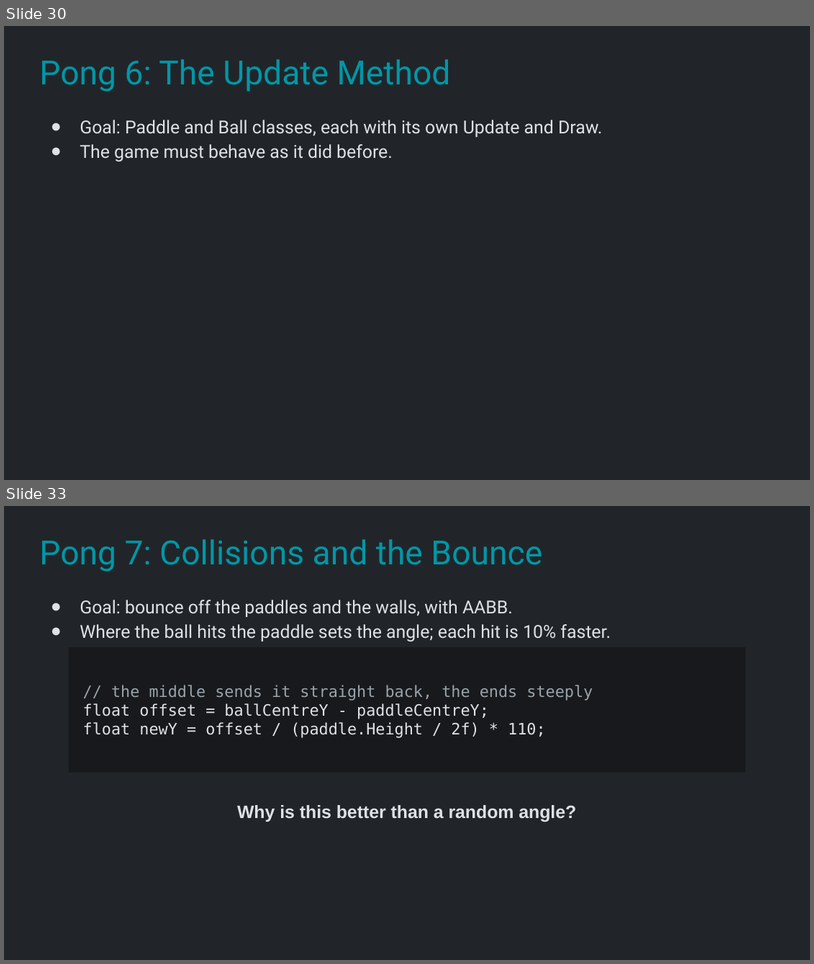
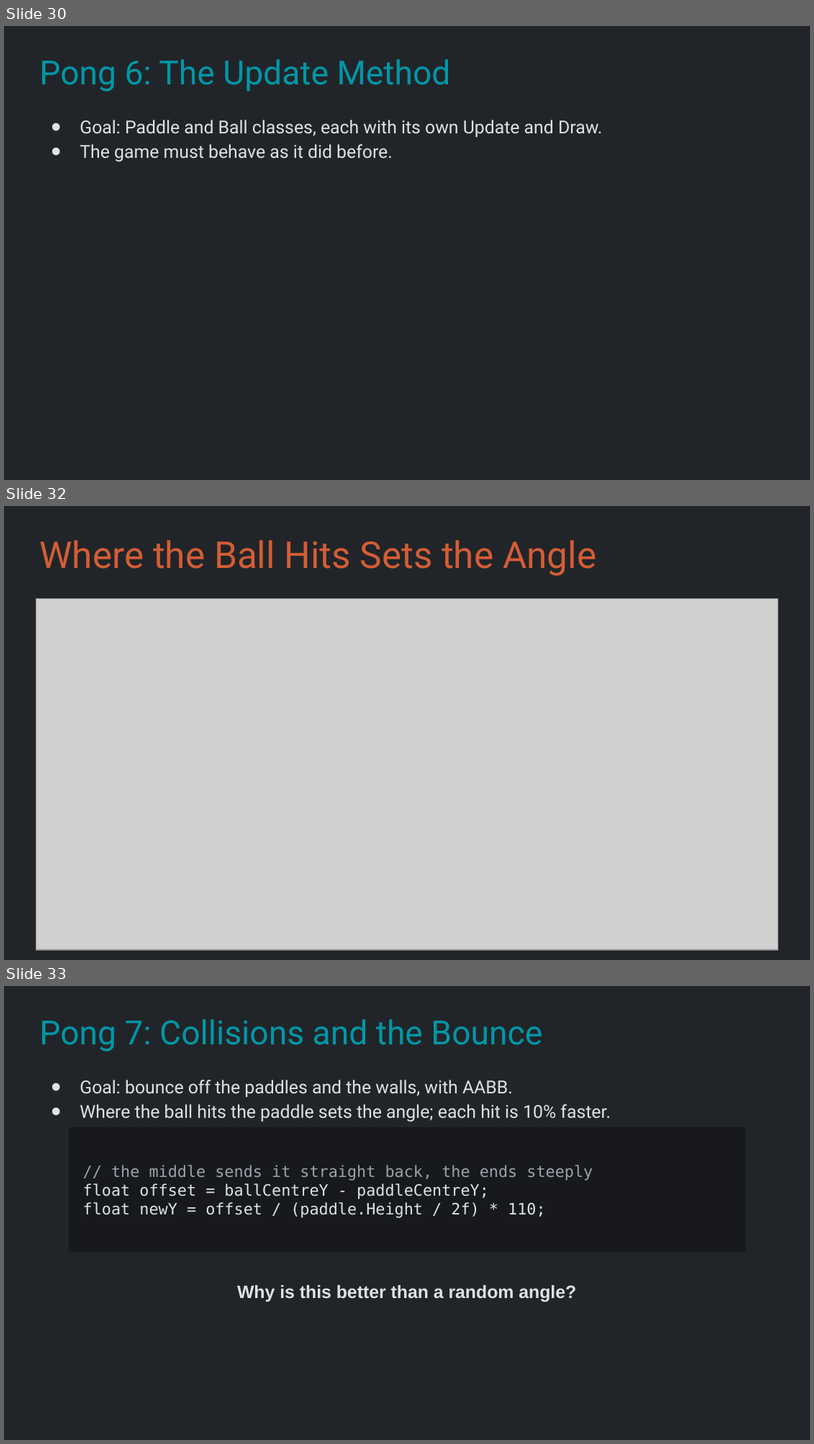
Before and after one commit to Metamate/gar, a slide deck: slides/01 Pong.pptx. Shown one above the other, each under a label of ours: slides 30 and 33 before the commit, slides 30, 32 and 33 after it; the slides between them are not shown. The pictures are 814x964 and 814x1444 pixels, drawn with LibreOffice and Linux fonts; fonts in the diff are those of the drawing; grey boxes stand for pictures. Boxes give left, top, right and bottom in pixels: in the first picture for what was removed or moved away, otherwise in the second. Text is boxed around its words. In the diff, an @@ line names an element or a change of style, - is before the commit and + after.

```diff
--- a/slides/01 Pong.pptx
+++ b/slides/01 Pong.pptx
@@ slide 32 added at (x1=4, y1=506, x2=810, y2=960), background #212529 @@
@@ title added at (x1=39, y1=540, x2=597, y2=576), 33 pt, text #D45D35 @@
+Where the Ball Hits Sets the Angle
@@ picture added at (x1=36, y1=599, x2=778, y2=950) @@
```
Also in this commit, not shown: 1 slide changed, 1 slide removed, 6 other files.
